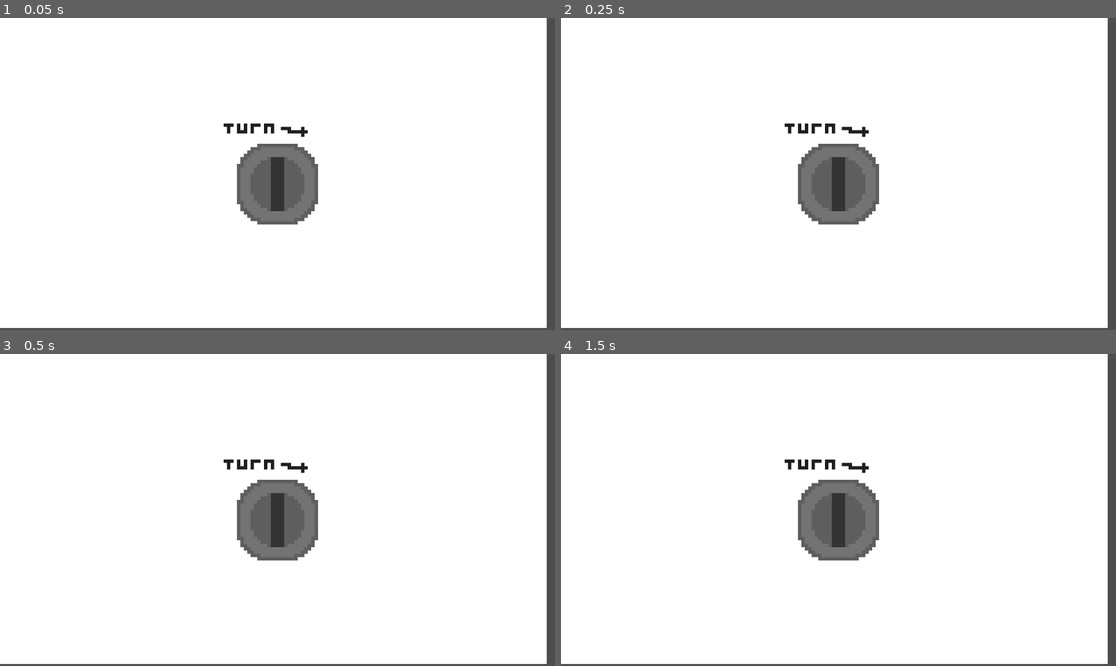
Above: before the commit, frames 1-4 (two rows, left to right).
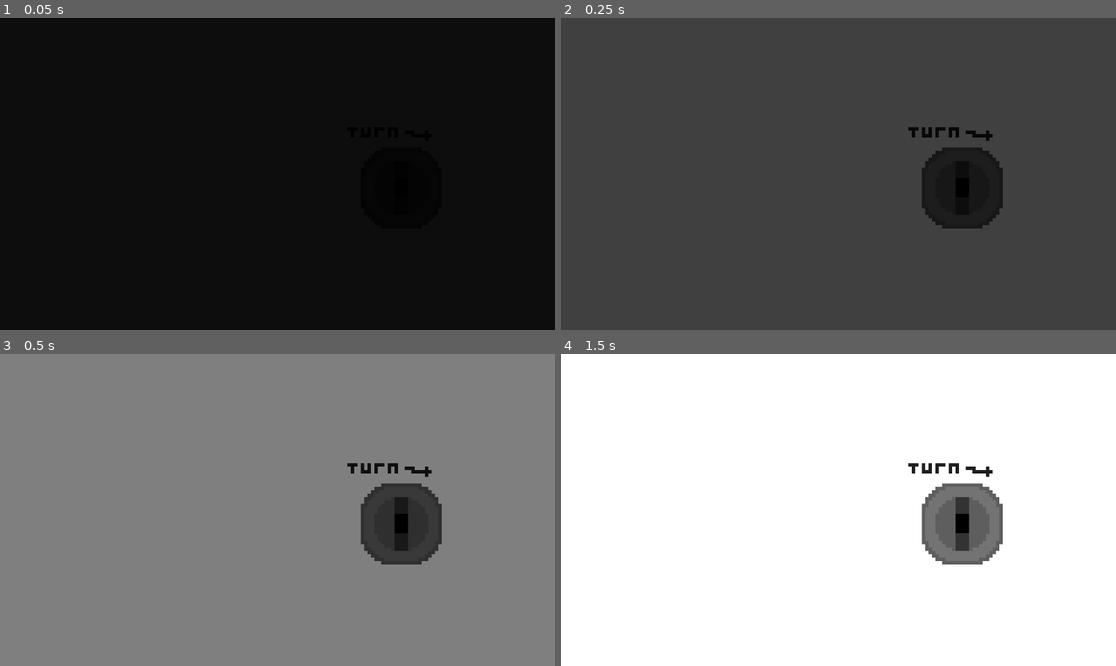
Above: after the commit, the same moments.

Repository: vindognz/RickAstleyDriving
Game: Godot game, scene res://scenes/start.tscn
Two runs of this game, one before a commit and one after it. Both use one fixed random seed, a clock stepped at 60 frames per second and the inputs below.
Inputs:
- Up to frame 1 (0.05 s): no input
- Up to frame 2 (0.25 s): no input
- Up to frame 3 (0.5 s): no input
- Up to frame 4 (1.5 s): tap Enter (ui_accept) at 0.5, 0.6, 0.77, 1.07, 1.25, 1.35 s; hold Right (ui_right) from 0.53 s (still down)

The runs differ from the first frame. In frame 1, 100% of the frame differs, in the area x 0-100%, y 0-100%; in frame 2, 98%; in frame 3, 99%; in frame 4, 9.4%.
Error before the commit: Invalid assignment of property or key 'rotation_degrees' with value of type 'float' on a base object of type 'null instance'. (res://scripts/key.gd:11)

Commit message:
yesir

Diff:
--- /dev/null
+++ b/character_body_2d.gd
@@ -0,0 +1,25 @@
+extends CharacterBody2D
+
+
+const SPEED = 300.0
+const JUMP_VELOCITY = -400.0
+
+
+func _physics_process(delta: float) -> void:
+	# Add the gravity.
+	if not is_on_floor():
+		velocity += get_gravity() * delta
+
+	# Handle jump.
+	if Input.is_action_just_pressed("ui_accept") and is_on_floor():
+		velocity.y = JUMP_VELOCITY
+
+	# Get the input direction and handle the movement/deceleration.
+	# As good practice, you should replace UI actions with custom gameplay actions.
+	var direction := Input.get_axis("ui_left", "ui_right")
+	if direction:
+		velocity.x = direction * SPEED
+	else:
+		velocity.x = move_toward(velocity.x, 0, SPEED)
+
+	move_and_slide()
--- a/project.godot
+++ b/project.godot
@@ -15,6 +15,37 @@
 config/features=PackedStringArray("4.3", "Forward Plus")
 config/icon="res://icon.svg"
 
+[editor_plugins]
+
+enabled=PackedStringArray("res://addons/wakatime/plugin.cfg")
+
+[input]
+
+forward={
+"deadzone": 0.5,
+"events": [Object(InputEventKey,"resource_local_to_scene":false,"resource_name":"","device":-1,"window_id":0,"alt_pressed":false,"shift_pressed":false,"ctrl_pressed":false,"meta_pressed":false,"pressed":false,"keycode":0,"physical_keycode":87,"key_label":0,"unicode":119,"location":0,"echo":false,"script":null)
+, Object(InputEventKey,"resource_local_to_scene":false,"resource_name":"","device":-1,"window_id":0,"alt_pressed":false,"shift_pressed":false,"ctrl_pressed":false,"meta_pressed":false,"pressed":false,"keycode":0,"physical_keycode":4194320,"key_label":0,"unicode":0,"location":0,"echo":false,"script":null)
+]
+}
+left={
+"deadzone": 0.5,
+"events": [Object(InputEventKey,"resource_local_to_scene":false,"resource_name":"","device":-1,"window_id":0,"alt_pressed":false,"shift_pressed":false,"ctrl_pressed":false,"meta_pressed":false,"pressed":false,"keycode":0,"physical_keycode":4194319,"key_label":0,"unicode":0,"location":0,"echo":false,"script":null)
+, Object(InputEventKey,"resource_local_to_scene":false,"resource_name":"","device":-1,"window_id":0,"alt_pressed":false,"shift_pressed":false,"ctrl_pressed":false,"meta_pressed":false,"pressed":false,"keycode":0,"physical_keycode":65,"key_label":0,"unicode":97,"location":0,"echo":false,"script":null)
+]
+}
+right={
+"deadzone": 0.5,
+"events": [Object(InputEventKey,"resource_local_to_scene":false,"resource_name":"","device":-1,"window_id":0,"alt_pressed":false,"shift_pressed":false,"ctrl_pressed":false,"meta_pressed":false,"pressed":false,"keycode":0,"physical_keycode":4194321,"key_label":0,"unicode":0,"location":0,"echo":false,"script":null)
+, Object(InputEventKey,"resource_local_to_scene":false,"resource_name":"","device":-1,"window_id":0,"alt_pressed":false,"shift_pressed":false,"ctrl_pressed":false,"meta_pressed":false,"pressed":false,"keycode":0,"physical_keycode":68,"key_label":0,"unicode":100,"location":0,"echo":false,"script":null)
+]
+}
+reverse={
+"deadzone": 0.5,
+"events": [Object(InputEventKey,"resource_local_to_scene":false,"resource_name":"","device":-1,"window_id":0,"alt_pressed":false,"shift_pressed":false,"ctrl_pressed":false,"meta_pressed":false,"pressed":false,"keycode":0,"physical_keycode":4194322,"key_label":0,"unicode":0,"location":0,"echo":false,"script":null)
+, Object(InputEventKey,"resource_local_to_scene":false,"resource_name":"","device":-1,"window_id":0,"alt_pressed":false,"shift_pressed":false,"ctrl_pressed":false,"meta_pressed":false,"pressed":false,"keycode":0,"physical_keycode":83,"key_label":0,"unicode":115,"location":0,"echo":false,"script":null)
+]
+}
+
 [rendering]
 
 textures/canvas_textures/default_texture_filter=0
--- /dev/null
+++ b/scenes/car.tscn
@@ -0,0 +1,19 @@
+[gd_scene load_steps=4 format=3 uid="uid://ct4m78lg3umrx"]
+
+[ext_resource type="Script" path="res://scripts/player.gd" id="1_3lbwp"]
+[ext_resource type="Texture2D" uid="uid://bc6x30i600jaq" path="res://assets/player/car.png" id="2_o0r6h"]
+
+[sub_resource type="RectangleShape2D" id="RectangleShape2D_an6ev"]
+size = Vector2(22, 48)
+
+[node name="RigidBody2D" type="RigidBody2D"]
+position = Vector2(534, 296)
+gravity_scale = 0.0
+linear_damp = 4.0
+script = ExtResource("1_3lbwp")
+
+[node name="CollisionShape2D" type="CollisionShape2D" parent="."]
+shape = SubResource("RectangleShape2D_an6ev")
+
+[node name="Car" type="Sprite2D" parent="."]
+texture = ExtResource("2_o0r6h")
--- a/scenes/start.tscn
+++ b/scenes/start.tscn
@@ -1,7 +1,7 @@
 [gd_scene load_steps=4 format=3 uid="uid://cxjsbetp8h6rb"]
 
-[ext_resource type="Script" path="res://scripts/start.gd" id="1_e1xej"]
-[ext_resource type="Script" path="res://scripts/key.gd" id="2_q7jit"]
+[ext_resource type="Script" path="res://scripts/startthegame.gd" id="1_dtbeo"]
+[ext_resource type="PackedScene" uid="uid://dt8anf07p3me5" path="res://scenes/transition_manager.tscn" id="3_m0j6w"]
 [ext_resource type="Texture2D" uid="uid://cc76huntf566j" path="res://assets/sprites/keyhole.png" id="3_v5ah0"]
 
 [node name="Title" type="Control"]
@@ -11,9 +11,9 @@
 anchor_bottom = 1.0
 grow_horizontal = 2
 grow_vertical = 2
-script = ExtResource("1_e1xej")
 
 [node name="Starthegame" type="Node" parent="."]
+script = ExtResource("1_dtbeo")
 
 [node name="HSlider" type="HSlider" parent="Starthegame"]
 anchors_preset = 8
@@ -21,30 +21,35 @@
 anchor_top = 0.5
 anchor_right = 0.5
 anchor_bottom = 0.5
-offset_left = -85.0
-offset_top = -85.0
-offset_right = 85.0
-offset_bottom = 85.0
+offset_left = 172.0
+offset_top = -77.0
+offset_right = 342.0
+offset_bottom = 93.0
 grow_horizontal = 2
 grow_vertical = 2
 size_flags_horizontal = 3
 size_flags_vertical = 3
 max_value = 1.0
 step = 0.01
-script = ExtResource("2_q7jit")
 
 [node name="bg" type="ColorRect" parent="Starthegame"]
-offset_right = 1135.0
-offset_bottom = 644.0
+offset_right = 1152.0
+offset_bottom = 648.0
 mouse_filter = 2
 
 [node name="Keyhole" type="Sprite2D" parent="Starthegame"]
-position = Vector2(576, 324)
+position = Vector2(833, 332)
 scale = Vector2(7, 7)
 texture = ExtResource("3_v5ah0")
+
+[node name="TransitionManager" parent="Starthegame" instance=ExtResource("3_m0j6w")]
 
 [node name="Key" type="Node" parent="Starthegame"]
 
 [node name="ColorRect" type="ColorRect" parent="Starthegame/Key"]
-offset_right = 40.0
-offset_bottom = 40.0
+offset_left = 819.0
+offset_top = 332.0
+offset_right = 847.0
+offset_bottom = 372.0
+pivot_offset = Vector2(14, 20)
+color = Color(0, 0, 0, 1)
--- /dev/null
+++ b/scenes/transition_manager.tscn
@@ -0,0 +1,77 @@
+[gd_scene load_steps=5 format=3 uid="uid://dt8anf07p3me5"]
+
+[sub_resource type="Animation" id="Animation_rjcvl"]
+length = 0.001
+tracks/0/type = "value"
+tracks/0/imported = false
+tracks/0/enabled = true
+tracks/0/path = NodePath(".:color")
+tracks/0/interp = 1
+tracks/0/loop_wrap = true
+tracks/0/keys = {
+"times": PackedFloat32Array(0),
+"transitions": PackedFloat32Array(1),
+"update": 0,
+"values": [Color(0, 0, 0, 1)]
+}
+
+[sub_resource type="Animation" id="Animation_na2g0"]
+resource_name = "fade_in"
+tracks/0/type = "value"
+tracks/0/imported = false
+tracks/0/enabled = true
+tracks/0/path = NodePath(".:color")
+tracks/0/interp = 1
+tracks/0/loop_wrap = true
+tracks/0/keys = {
+"times": PackedFloat32Array(0, 1),
+"transitions": PackedFloat32Array(1, 1),
+"update": 0,
+"values": [Color(0, 0, 0, 1), Color(0, 0, 0, 0)]
+}
+
+[sub_resource type="Animation" id="Animation_014sg"]
+resource_name = "fade_out"
+length = 3.0
+tracks/0/type = "value"
+tracks/0/imported = false
+tracks/0/enabled = true
+tracks/0/path = NodePath(".:color")
+tracks/0/interp = 1
+tracks/0/loop_wrap = true
+tracks/0/keys = {
+"times": PackedFloat32Array(0, 3),
+"transitions": PackedFloat32Array(1, 1),
+"update": 0,
+"values": [Color(0, 0, 0, 0), Color(0, 0, 0, 1)]
+}
+
+[sub_resource type="AnimationLibrary" id="AnimationLibrary_karxy"]
+_data = {
+"RESET": SubResource("Animation_rjcvl"),
+"fade_in": SubResource("Animation_na2g0"),
+"fade_out": SubResource("Animation_014sg")
+}
+
+[node name="TransitionManager" type="Control"]
+layout_mode = 3
+anchors_preset = 15
+anchor_right = 1.0
+anchor_bottom = 1.0
+grow_horizontal = 2
+grow_vertical = 2
+mouse_filter = 2
+
+[node name="ColorRect" type="ColorRect" parent="."]
+layout_mode = 0
+offset_right = 1152.0
+offset_bottom = 648.0
+mouse_filter = 2
+color = Color(0, 0, 0, 1)
+
+[node name="AnimationPlayer" type="AnimationPlayer" parent="."]
+root_node = NodePath("../ColorRect")
+libraries = {
+"": SubResource("AnimationLibrary_karxy")
+}
+autoplay = "fade_in"
--- a/scripts/key.gd
+++ /dev/null
@@ -1,11 +0,0 @@
-extends HSlider
-
-@onready var key: ColorRect = $"../bg/ColorRect"
-
-# Called when the node enters the scene tree for the first time.
-func _ready() -> void:
-	pass
-
-# Called every frame. 'delta' is the elapsed time since the previous frame.
-func _process(delta: float) -> void:
-	key.rotation_degrees = self.value * 90
--- /dev/null
+++ b/scripts/player.gd
@@ -0,0 +1,16 @@
+extends RigidBody2D
+
+const SPEED = 5
+
+func _ready() -> void:
+	pass # Replace with function body.
+
+func _process(delta: float) -> void:
+	if Input.is_action_pressed("forward"): linear_velocity.y -= SPEED
+	if Input.is_action_pressed("left"): linear_velocity.x -= SPEED
+	if Input.is_action_pressed("right"): linear_velocity.x += SPEED
+	if Input.is_action_pressed("reverse"): linear_velocity.y += SPEED
+
+	rotation = atan2(linear_velocity.y, linear_velocity.x) + (PI/2)
+
+# forward left right reverse
--- a/scripts/start.gd
+++ /dev/null
@@ -1,10 +0,0 @@
-extends Control
-
-# Called when the node enters the scene tree for the first time.
-func _ready() -> void:
-	pass # Replace with function body.
-
-
-# Called every frame. 'delta' is the elapsed time since the previous frame.
-func _process(delta: float) -> void:
-	pass
--- /dev/null
+++ b/scripts/startthegame.gd
@@ -0,0 +1,25 @@
+extends Node
+
+@onready var key: ColorRect = $Key/ColorRect
+@onready var slider: HSlider = $HSlider
+@onready var transition: Control = $TransitionManager
+
+@onready var animationPlayer = transition.get_node("AnimationPlayer")
+
+var was1 = false
+
+func _process(delta: float) -> void:
+	key.rotation_degrees = slider.value * 90
+
+	if slider.value == 1:
+		animationPlayer.play("fade_out")
+		was1 = true
+		await animationPlayer.animation_finished
+
+	if slider.value != 1 and was1:
+		animationPlayer.play("fade_in")
+		await animationPlayer.animation_finished
+		was1 = false
+
+func _ready():
+	pass
Not shown, added: addons/wakatime/api_key_prompt.tscn
Not shown, added: addons/wakatime/heartbeat.gd
Not shown, added: addons/wakatime/plugin.cfg
Not shown, added: addons/wakatime/wakatime.gd
Binary file added: assets/player/bike.png
Not shown, added: assets/player/bike.png.import
Binary file added: assets/player/car.png
Not shown, added: assets/player/car.png.import
Not shown, added: cars.xcf
